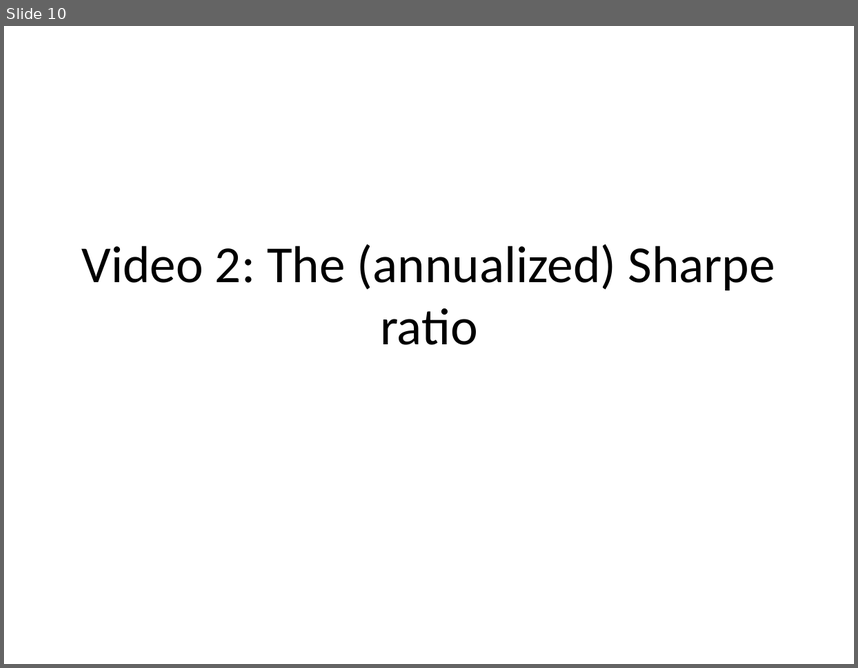
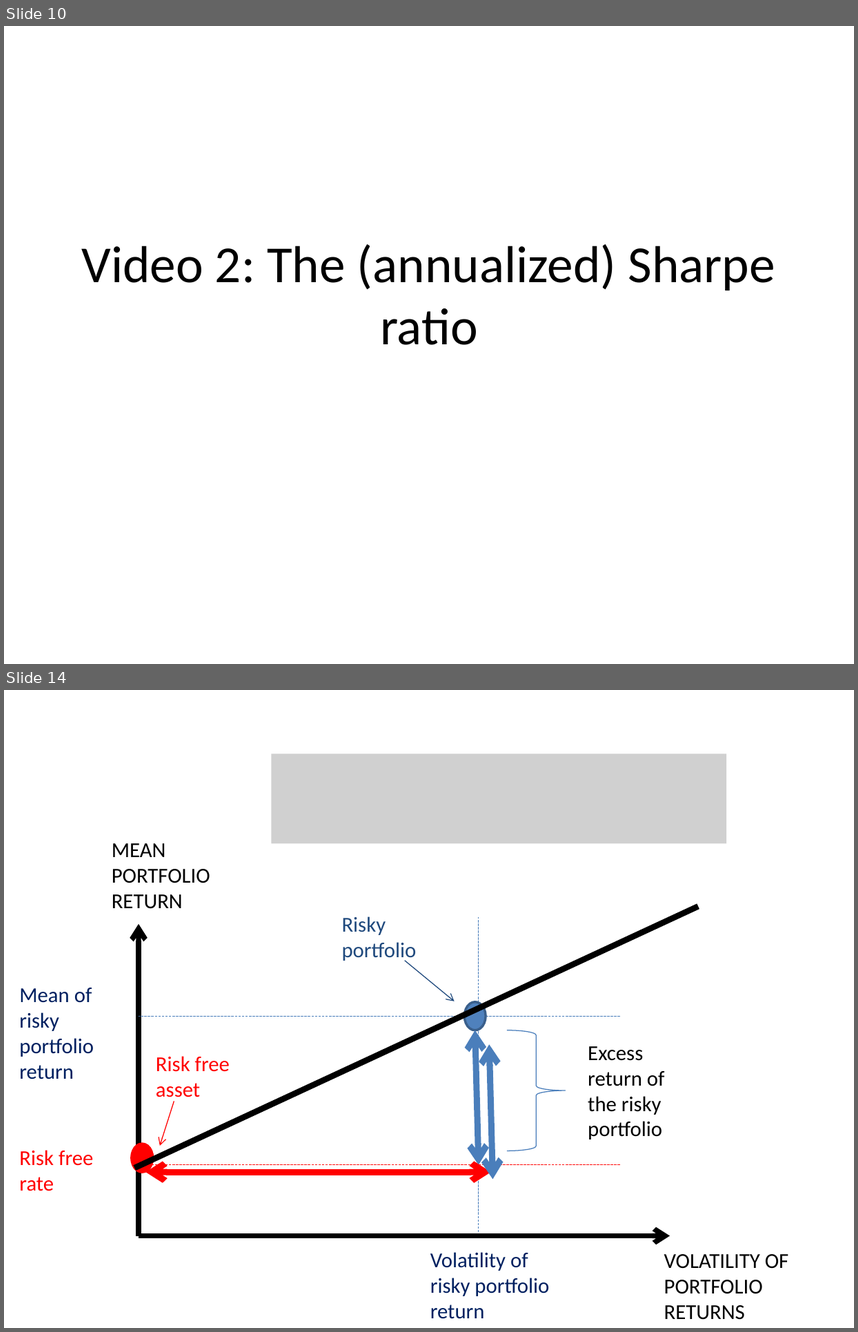
Before and after one commit to saciestudio/courses-intro-portfolio-analysis, a slide deck: scripts/Chapter2.pptx. Shown one above the other, each under a label of ours: slide 10 before the commit, slides 10 and 14 after it; the slides between them are not shown. The pictures are 858x668 and 858x1332 pixels, drawn with LibreOffice and Linux fonts; fonts in the diff are those of the drawing; grey boxes stand for pictures. Boxes give left, top, right and bottom in pixels: in the first picture for what was removed or moved away, otherwise in the second. Text is boxed around its words. In the diff, an @@ line names an element or a change of style, - is before the commit and + after.

```diff
--- a/scripts/Chapter2.pptx
+++ b/scripts/Chapter2.pptx
@@ slide 14 added at <box>4,690,854,1328</box>, background #FFFFFF @@
@@ picture added at <box>272,753,726,844</box> @@
@@ text added at <box>112,843,166,857</box>, 18 pt, text #000000 @@
+MEAN PORTFOLIORETURN
@@ line added from (135, 1167) to (699, 906), #000000 5 pt @@
@@ text added at <box>342,916,417,963</box>, 18 pt, text #1F497D @@
+Risky portfolio
@@ line added from (478, 1236) to (478, 917), #4B7EBC 0.75 pt dashed @@
@@ arrow added from (139, 1236) to (139, 924), #000000 4.25 pt @@
@@ arrow added from (404, 960) to (455, 1001), #1F497D 0.75 pt @@
@@ text added at <box>19,987,94,1079</box>, 18 pt, text #002060 @@
+Mean of risky portfolio return
@@ line added from (620, 1016) to (139, 1016), #4B7EBC 0.75 pt dashed @@
@@ ellipse added at <box>465,1002,486,1030</box>, fill #4F81BD, outline #3A5F8C 2 pt @@
@@ double arrow added from (475, 1030) to (478, 1164), #4B7EBC 5.25 pt @@
@@ right brace added at <box>507,1030,566,1151</box>, outline #4B7EBC 0.75 pt @@
@@ text added at <box>156,1056,230,1102</box>, 18 pt, text #FF0000 @@
+Risk free asset
@@ double arrow added from (489, 1045) to (493, 1179), #4B7EBC 5.25 pt @@
@@ text added at <box>588,1046,665,1139</box>, 18 pt, text #000000 @@
+Excess return of the risky portfolio
@@ arrow added from (174, 1101) to (159, 1145), #FF0000 0.75 pt @@
@@ ellipse added at <box>132,1143,153,1171</box>, fill #FF0000, outline #FF0000 2 pt @@
@@ text added at <box>19,1150,93,1191</box>, 18 pt, text #FF0000 @@
+Risk free
+rate
@@ line added from (620, 1164) to (139, 1164), #FF0000 0.75 pt dashed @@
@@ double arrow added from (146, 1172) to (491, 1172), #FF0000 5.25 pt @@
@@ arrow added from (139, 1236) to (670, 1236), #000000 4.25 pt @@
@@ text added at <box>430,1252,549,1319</box>, 18 pt, text #002060 @@
+Volatility of risky portfolio return
@@ text added at <box>664,1254,789,1319</box>, 18 pt, text #000000 @@
+VOLATILITY OF PORTFOLIO RETURNS
```
Also in this commit, not shown: 3 other slides added, 4 slides removed, 3 other files.
